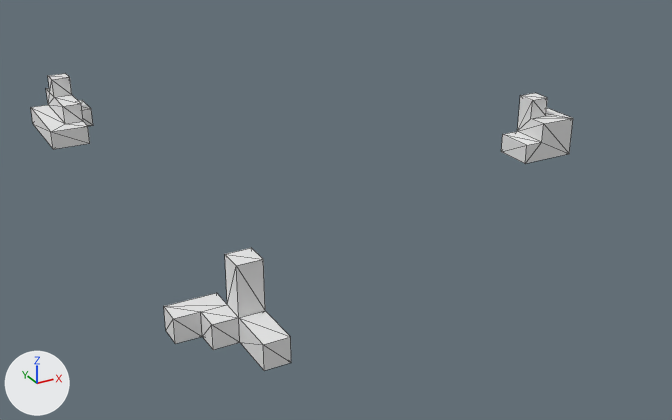
A saved change to the OBJ model Hawktober-Jam3D/Assets/Nhat's Assets/Meshs/Grass/Grass1.obj.
Rendered twice from a 50 mm lens placed at (-2.35, -4.21, 1.73), pointed at (-0.18, -0.25, -0.25). Arrows for +X, +Y and +Z are at lower left; the lights stay in place. Mesh edges are drawn as thin lines. Where no turn or scale is listed for an object, it has been applied to the vertices. Vertices at the same position are counted once.

The first picture shows 'Untitled'.
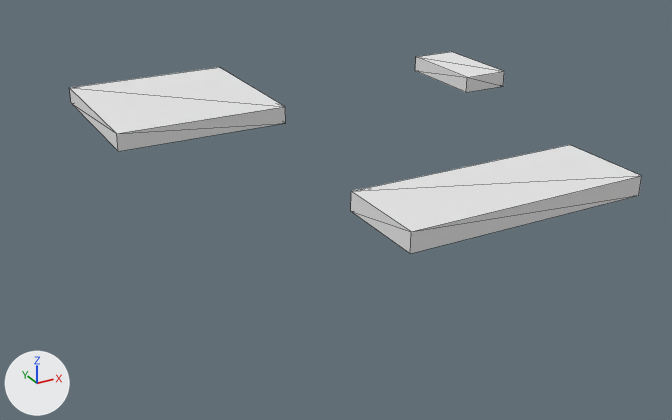
What differs and where, as boxes [x1, y1, x2, y2] in the pictures (672 x 420 px):
'Untitled', reshaped (32% shorter)
    before: [31, 73, 573, 370]
    after: [69, 52, 642, 254]
part 1 of me_untitled, added
    after: [69, 67, 286, 151]
part 2 of me_untitled, added
    after: [351, 145, 642, 254]
part 3 of me_untitled, added
    after: [415, 52, 504, 92]
part 4 of me_untitled, deleted
    before: [31, 73, 93, 149]
part 5 of me_untitled, deleted
    before: [164, 248, 291, 370]
part 6 of me_untitled, deleted
    before: [501, 93, 573, 163]

Diff of the bpy script that builds the scene:
```diff
--- a/Hawktober-Jam3D/Assets/Nhat's Assets/Meshs/Grass/Grass1.obj.py
+++ b/Hawktober-Jam3D/Assets/Nhat's Assets/Meshs/Grass/Grass1.obj.py
@@ me_untitled @@
 me_untitled.from_pydata(...)  # 70 vertices, 128 faces; spans x -1.5..1.0, y -1.8..1.2, z 0.0..0.3
 # used by ob_untitled; location = (0.0, 0.0, 0.0)
+# me_untitled part 1: a new loose piece, a box spanning x -1.1..-0.1, y 0.5..1.5, z 0.0..0.1, in mat_palette (white #e7e7e7)
+# me_untitled part 2: a new loose piece, a box spanning x -0.4..0.9, y -1.3..-0.8, z 0.0..0.1, in mat_palette (white #e7e7e7)
+# me_untitled part 3: a new loose piece, a box spanning x 1.2..1.5, y 0.5..1.1, z 0.0..0.1, in mat_palette (white #e7e7e7)
+# me_untitled part 4: the loose piece of 28 vertices spanning x -1.4..-1.1, y 0.7..1.2, z 0.0..0.3 is deleted
+# me_untitled part 5: the loose piece of 24 vertices spanning x -1.5..-1.2, y -1.8..-1.4, z 0.0..0.3 is deleted
+# me_untitled part 6: the loose piece of 18 vertices spanning x 0.7..1.0, y -0.7..-0.5, z 0.0..0.3 is deleted
 me_untitled.materials.append(mat_palette)
```
